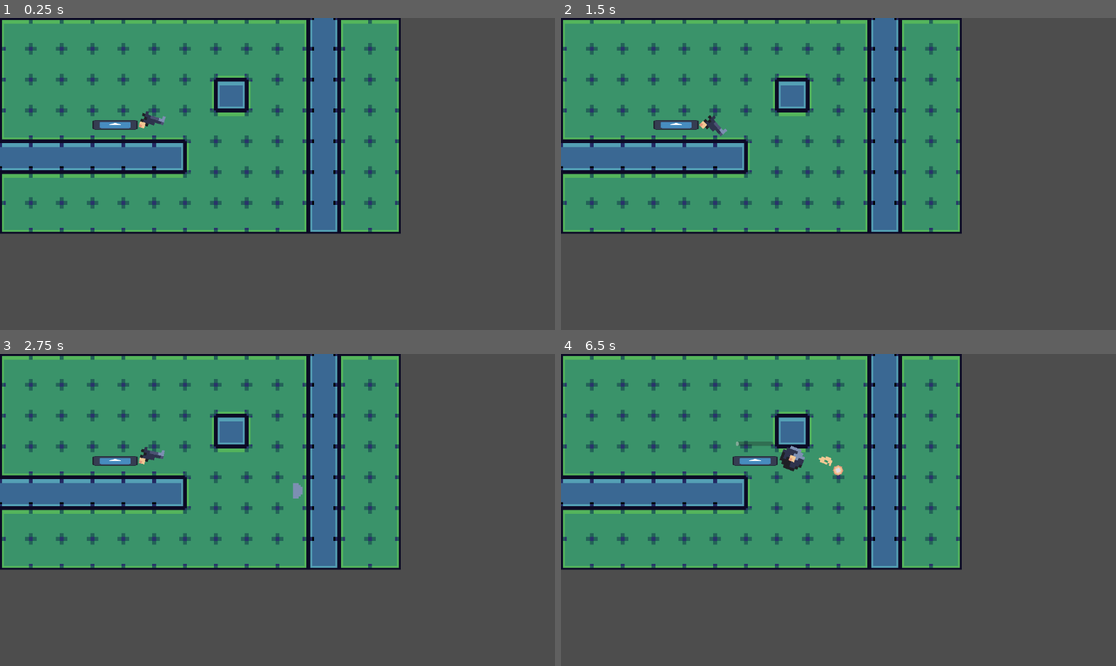
Above: before the commit, frames 1-4 (two rows, left to right).
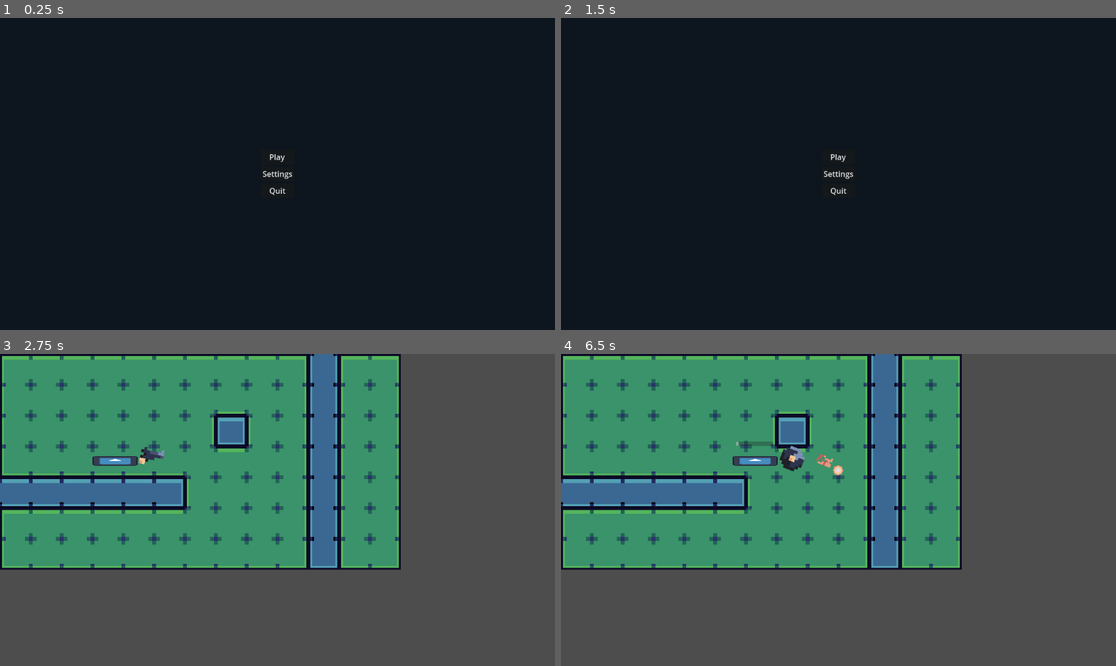
Above: after the commit, the same moments.

Repository: F3rnDev/BrackeysJam2025
Game: Godot game, scene res://Nodes/main_menu.tscn
The game is run twice, just before and just after one commit, with the same random seed, the same clock (stepped at 60 frames per second) and the same inputs. Before the commit the project starts from res://Nodes/defaultStage.tscn. The engine's default icon, where the game draws it, is replaced by a stand-in: a white triangle on a blue panel in a dark square.
Inputs (mouse positions are in pixels of both pictures, inside the frame that each line leads up to):
- Up to frame 1 (0.25 s): no input
- Up to frame 2 (1.5 s): click (838, 174) at 0.5 s, where only the run after the commit has a clickable "Settings"; click (838, 311) at 1.25 s, where only the run after the commit has a clickable "Apply"
- Up to frame 3 (2.75 s): click (277, 494) at 2 s, where only the run after the commit has a clickable "Play"
- Up to frame 4 (6.5 s): move the mouse to (960, 494) at 2.77 s; press the mouse at (960, 494) at 2.78 s; hold D (Right) 2.78-3.53 s; move the mouse to (727, 525) at 3.52 s; release the mouse at (727, 525) at 3.53 s; hold S (Down) 3.53-4.28 s; click (727, 525) at 3.6 s; move the mouse to (894, 441) at 4.27 s; press the mouse at (894, 441) at 4.28 s; hold D (Right) 4.28-5.03 s; move the mouse to (810, 572) at 5.02 s; release the mouse at (810, 572) at 5.03 s; hold W (Up) 5.03-5.78 s; click (810, 572) at 5.1 s; move the mouse to (1005, 556) at 5.77 s; press the mouse at (1005, 556) at 5.78 s; hold A (Left) from 5.78 s (still down); tap R (Reload) at 6.4 s

The runs differ from the first frame. In frame 1, 97% of the frame differs, in the area x 0-100%, y 0-100%; in frame 2, 97%; in frame 3, less than 0.1%; in frame 4, less than 0.1%.

Commit message:
[Add] Main menu

Diff:
--- /dev/null
+++ b/Assets/Themes/Button/buttonHover.tres
@@ -0,0 +1,19 @@
+[gd_resource type="StyleBoxFlat" format=3 uid="uid://kpqxvtykrvrs"]
+
+[resource]
+content_margin_left = 20.0
+content_margin_right = 20.0
+content_margin_bottom = 20.0
+bg_color = Color(0, 0.592157, 0.74902, 1)
+border_width_left = 10
+border_width_top = 10
+border_width_right = 10
+border_width_bottom = 10
+border_color = Color(1, 1, 1, 1)
+border_blend = true
+corner_radius_top_left = 20
+corner_radius_top_right = 20
+corner_radius_bottom_right = 20
+corner_radius_bottom_left = 20
+shadow_size = 8
+shadow_offset = Vector2(0, 5)
--- /dev/null
+++ b/Assets/Themes/Button/buttonNormal.tres
@@ -0,0 +1,20 @@
+[gd_resource type="StyleBoxFlat" format=3 uid="uid://detkooxb34tys"]
+
+[resource]
+content_margin_left = 20.0
+content_margin_top = 20.0
+content_margin_right = 20.0
+content_margin_bottom = 20.0
+bg_color = Color(0, 0.592157, 0.74902, 1)
+border_width_left = 5
+border_width_top = 5
+border_width_right = 5
+border_width_bottom = 5
+border_color = Color(0, 0, 0, 1)
+corner_radius_top_left = 20
+corner_radius_top_right = 20
+corner_radius_bottom_right = 20
+corner_radius_bottom_left = 20
+shadow_color = Color(0, 0, 0, 0.815686)
+shadow_size = 8
+shadow_offset = Vector2(0, 5)
--- /dev/null
+++ b/Assets/Themes/Button/buttonPressed.tres
@@ -0,0 +1,13 @@
+[gd_resource type="StyleBoxFlat" format=3 uid="uid://dmvtv5avj3ycb"]
+
+[resource]
+bg_color = Color(0, 0.592157, 0.74902, 1)
+border_width_left = 5
+border_width_top = 5
+border_width_right = 5
+border_width_bottom = 5
+border_blend = true
+corner_radius_top_left = 20
+corner_radius_top_right = 20
+corner_radius_bottom_right = 20
+corner_radius_bottom_left = 20
--- /dev/null
+++ b/Assets/Themes/Label/option.tres
@@ -0,0 +1,9 @@
+[gd_resource type="LabelSettings" load_steps=2 format=3 uid="uid://udgs1rxpo3em"]
+
+[ext_resource type="FontFile" uid="uid://bm8vgllahxacy" path="res://Assets/Fonts/Silkscreen-Regular.ttf" id="1_vdtnh"]
+
+[resource]
+font = ExtResource("1_vdtnh")
+font_size = 20
+outline_size = 8
+outline_color = Color(0, 0, 0, 1)
--- /dev/null
+++ b/Assets/Themes/Label/titleScreen.tres
@@ -0,0 +1,9 @@
+[gd_resource type="LabelSettings" load_steps=2 format=3 uid="uid://cfimeh5jlysyk"]
+
+[ext_resource type="FontFile" uid="uid://bm8vgllahxacy" path="res://Assets/Fonts/Silkscreen-Regular.ttf" id="1_d5hop"]
+
+[resource]
+font = ExtResource("1_d5hop")
+font_size = 72
+outline_size = 24
+outline_color = Color(0, 0, 0, 1)
--- /dev/null
+++ b/Assets/Themes/Label/titleSection.tres
@@ -0,0 +1,9 @@
+[gd_resource type="LabelSettings" load_steps=2 format=3 uid="uid://bs4aidgytqw7o"]
+
+[ext_resource type="FontFile" uid="uid://bm8vgllahxacy" path="res://Assets/Fonts/Silkscreen-Regular.ttf" id="1_nqf4n"]
+
+[resource]
+font = ExtResource("1_nqf4n")
+font_size = 32
+outline_size = 12
+outline_color = Color(0, 0, 0, 1)
--- /dev/null
+++ b/Assets/Themes/separator.tres
@@ -0,0 +1,5 @@
+[gd_resource type="StyleBoxLine" format=3 uid="uid://daxeqam8tecqd"]
+
+[resource]
+color = Color(1, 1, 1, 1)
+thickness = 2
--- /dev/null
+++ b/Assets/Themes/settingsContent.tres
@@ -0,0 +1,7 @@
+[gd_resource type="Theme" load_steps=2 format=3 uid="uid://b1f7b8682u7o0"]
+
+[sub_resource type="StyleBoxFlat" id="StyleBoxFlat_8qtwp"]
+bg_color = Color(0.227759, 0.317794, 0.397998, 1)
+
+[resource]
+PanelContainer/styles/panel = SubResource("StyleBoxFlat_8qtwp")
--- a/Nodes/level_layout.tscn
+++ b/Nodes/level_layout.tscn
@@ -1,6 +1,6 @@
 [gd_scene load_steps=4 format=3 uid="uid://cb62bfeynpsv1"]
 
-[ext_resource type="Texture2D" uid="uid://cewitncnvvtmo" path="res://Assets/Tilemap.png" id="1_rxbj8"]
+[ext_resource type="Texture2D" uid="uid://cewitncnvvtmo" path="res://Assets/Images/Tilemap.png" id="1_rxbj8"]
 
 [sub_resource type="TileSetAtlasSource" id="TileSetAtlasSource_rxbj8"]
 texture = ExtResource("1_rxbj8")
--- /dev/null
+++ b/Nodes/main_menu.tscn
@@ -0,0 +1,263 @@
+[gd_scene load_steps=15 format=3 uid="uid://dtul3xn0156ts"]
+
+[ext_resource type="Script" uid="uid://dsjj657c20m8u" path="res://Scripts/main_menu.gd" id="1_2445m"]
+[ext_resource type="Theme" uid="uid://b1f7b8682u7o0" path="res://Assets/Themes/settingsContent.tres" id="2_evfxc"]
+[ext_resource type="LabelSettings" uid="uid://cfimeh5jlysyk" path="res://Assets/Themes/Label/titleScreen.tres" id="3_p0xwv"]
+[ext_resource type="LabelSettings" uid="uid://bs4aidgytqw7o" path="res://Assets/Themes/Label/titleSection.tres" id="4_nljct"]
+[ext_resource type="StyleBox" uid="uid://daxeqam8tecqd" path="res://Assets/Themes/separator.tres" id="5_txrji"]
+[ext_resource type="LabelSettings" uid="uid://udgs1rxpo3em" path="res://Assets/Themes/Label/option.tres" id="6_y6oel"]
+[ext_resource type="StyleBox" uid="uid://kpqxvtykrvrs" path="res://Assets/Themes/Button/buttonHover.tres" id="7_8fctq"]
+[ext_resource type="StyleBox" uid="uid://dmvtv5avj3ycb" path="res://Assets/Themes/Button/buttonPressed.tres" id="8_7fjs3"]
+[ext_resource type="StyleBox" uid="uid://detkooxb34tys" path="res://Assets/Themes/Button/buttonNormal.tres" id="9_hwro1"]
+[ext_resource type="AudioStream" uid="uid://u7p101xc14vv" path="res://Assets/Audio/Menu.mp3" id="10_pjnmr"]
+[ext_resource type="AudioStream" uid="uid://elbglqxdbvq4" path="res://Assets/Audio/UIAccept.mp3" id="11_v7py2"]
+[ext_resource type="AudioStream" uid="uid://5mv6kfwfqjju" path="res://Assets/Audio/UIMove.mp3" id="12_fher3"]
+
+[sub_resource type="StyleBoxEmpty" id="StyleBoxEmpty_cm266"]
+
+[sub_resource type="StyleBoxEmpty" id="StyleBoxEmpty_g8g3n"]
+
+[node name="MainMenu" type="Control"]
+layout_mode = 3
+anchors_preset = 15
+anchor_right = 1.0
+anchor_bottom = 1.0
+grow_horizontal = 2
+grow_vertical = 2
+script = ExtResource("1_2445m")
+
+[node name="ColorRect" type="ColorRect" parent="."]
+layout_mode = 1
+anchors_preset = 15
+anchor_right = 1.0
+anchor_bottom = 1.0
+grow_horizontal = 2
+grow_vertical = 2
+color = Color(0.0498451, 0.0848552, 0.116735, 1)
+
+[node name="CenterContainer" type="CenterContainer" parent="."]
+layout_mode = 1
+anchors_preset = 15
+anchor_right = 1.0
+anchor_bottom = 1.0
+grow_horizontal = 2
+grow_vertical = 2
+
+[node name="VBoxContainer" type="VBoxContainer" parent="CenterContainer"]
+layout_mode = 2
+
+[node name="Play" type="Button" parent="CenterContainer/VBoxContainer"]
+unique_name_in_owner = true
+layout_mode = 2
+text = "Play"
+
+[node name="Settings" type="Button" parent="CenterContainer/VBoxContainer"]
+unique_name_in_owner = true
+layout_mode = 2
+text = "Settings"
+
+[node name="Quit" type="Button" parent="CenterContainer/VBoxContainer"]
+unique_name_in_owner = true
+layout_mode = 2
+text = "Quit"
+
+[node name="PanelSettings" type="CenterContainer" parent="."]
+visible = false
+layout_mode = 1
+anchors_preset = 8
+anchor_left = 0.5
+anchor_top = 0.5
+anchor_right = 0.5
+anchor_bottom = 0.5
+offset_left = -450.0
+offset_top = -340.0
+offset_right = 450.0
+offset_bottom = 340.0
+grow_horizontal = 2
+grow_vertical = 2
+mouse_filter = 2
+
+[node name="PanelContainer" type="PanelContainer" parent="PanelSettings"]
+custom_minimum_size = Vector2(900, 600)
+layout_mode = 2
+mouse_filter = 2
+theme = ExtResource("2_evfxc")
+
+[node name="Margin" type="MarginContainer" parent="PanelSettings/PanelContainer"]
+layout_mode = 2
+theme_override_constants/margin_left = 10
+theme_override_constants/margin_top = 10
+theme_override_constants/margin_right = 10
+theme_override_constants/margin_bottom = 10
+
+[node name="Content" type="VBoxContainer" parent="PanelSettings/PanelContainer/Margin"]
+layout_mode = 2
+
+[node name="Title" type="Label" parent="PanelSettings/PanelContainer/Margin/Content"]
+layout_mode = 2
+text = "Settings"
+label_settings = ExtResource("3_p0xwv")
+horizontal_alignment = 1
+vertical_alignment = 1
+
+[node name="Separator1" type="HSeparator" parent="PanelSettings/PanelContainer/Margin/Content"]
+layout_mode = 2
+theme_override_constants/separation = 30
+
+[node name="ScreenSection" type="VBoxContainer" parent="PanelSettings/PanelContainer/Margin/Content"]
+layout_mode = 2
+
+[node name="TitleSection" type="Label" parent="PanelSettings/PanelContainer/Margin/Content/ScreenSection"]
+layout_mode = 2
+text = "Screen"
+label_settings = ExtResource("4_nljct")
+
+[node name="Separator1" type="HSeparator" parent="PanelSettings/PanelContainer/Margin/Content/ScreenSection"]
+layout_mode = 2
+theme_override_constants/separation = 20
+theme_override_styles/separator = ExtResource("5_txrji")
+
+[node name="SectionOptions" type="VBoxContainer" parent="PanelSettings/PanelContainer/Margin/Content/ScreenSection"]
+layout_mode = 2
+
+[node name="Fullscreen" type="CheckButton" parent="PanelSettings/PanelContainer/Margin/Content/ScreenSection/SectionOptions"]
+layout_mode = 2
+size_flags_horizontal = 0
+mouse_default_cursor_shape = 2
+theme_override_styles/focus = SubResource("StyleBoxEmpty_cm266")
+text = "Fullscreen"
+
+[node name="Separator2" type="HSeparator" parent="PanelSettings/PanelContainer/Margin/Content"]
+layout_mode = 2
+theme_override_constants/separation = 30
+
+[node name="AudioSection" type="VBoxContainer" parent="PanelSettings/PanelContainer/Margin/Content"]
+layout_mode = 2
+
+[node name="TitleSection" type="Label" parent="PanelSettings/PanelContainer/Margin/Content/AudioSection"]
+layout_mode = 2
+text = "Audio"
+label_settings = ExtResource("4_nljct")
+
+[node name="Separator1" type="HSeparator" parent="PanelSettings/PanelContainer/Margin/Content/AudioSection"]
+layout_mode = 2
+theme_override_constants/separation = 20
+theme_override_styles/separator = ExtResource("5_txrji")
+
+[node name="SectionOptions" type="VBoxContainer" parent="PanelSettings/PanelContainer/Margin/Content/AudioSection"]
+layout_mode = 2
+theme_override_constants/separation = 20
+
+[node name="Master" type="VBoxContainer" parent="PanelSettings/PanelContainer/Margin/Content/AudioSection/SectionOptions"]
+layout_mode = 2
+
+[node name="TitleOption1" type="Label" parent="PanelSettings/PanelContainer/Margin/Content/AudioSection/SectionOptions/Master"]
+layout_mode = 2
+text = "Master"
+label_settings = ExtResource("6_y6oel")
+
+[node name="SliderMaster" type="HBoxContainer" parent="PanelSettings/PanelContainer/Margin/Content/AudioSection/SectionOptions/Master"]
+layout_mode = 2
+
+[node name="SliderMaster" type="HSlider" parent="PanelSettings/PanelContainer/Margin/Content/AudioSection/SectionOptions/Master/SliderMaster"]
+custom_minimum_size = Vector2(200, 0)
+layout_mode = 2
+max_value = 1.0
+step = 0.1
+value = 1.0
+
+[node name="PercentMaster" type="Label" parent="PanelSettings/PanelContainer/Margin/Content/AudioSection/SectionOptions/Master/SliderMaster"]
+unique_name_in_owner = true
+layout_mode = 2
+text = "0%"
+
+[node name="Music" type="VBoxContainer" parent="PanelSettings/PanelContainer/Margin/Content/AudioSection/SectionOptions"]
+layout_mode = 2
+
+[node name="TitleOption1" type="Label" parent="PanelSettings/PanelContainer/Margin/Content/AudioSection/SectionOptions/Music"]
+layout_mode = 2
+text = "Music"
+label_settings = ExtResource("6_y6oel")
+
+[node name="SliderMusic" type="HBoxContainer" parent="PanelSettings/PanelContainer/Margin/Content/AudioSection/SectionOptions/Music"]
+layout_mode = 2
+
+[node name="SliderMusic" type="HSlider" parent="PanelSettings/PanelContainer/Margin/Content/AudioSection/SectionOptions/Music/SliderMusic"]
+custom_minimum_size = Vector2(200, 0)
+layout_mode = 2
+max_value = 1.0
+step = 0.1
+value = 1.0
+
+[node name="PercentMusic" type="Label" parent="PanelSettings/PanelContainer/Margin/Content/AudioSection/SectionOptions/Music/SliderMusic"]
+unique_name_in_owner = true
+layout_mode = 2
+text = "0%"
+
+[node name="SFX" type="VBoxContainer" parent="PanelSettings/PanelContainer/Margin/Content/AudioSection/SectionOptions"]
+layout_mode = 2
+
+[node name="TitleOption1" type="Label" parent="PanelSettings/PanelContainer/Margin/Content/AudioSection/SectionOptions/SFX"]
+layout_mode = 2
+text = "SFX"
+label_settings = ExtResource("6_y6oel")
+
+[node name="SliderSFX" type="HBoxContainer" parent="PanelSettings/PanelContainer/Margin/Content/AudioSection/SectionOptions/SFX"]
+layout_mode = 2
+
+[node name="SliderSFX" type="HSlider" parent="PanelSettings/PanelContainer/Margin/Content/AudioSection/SectionOptions/SFX/SliderSFX"]
+custom_minimum_size = Vector2(200, 0)
+layout_mode = 2
+max_value = 1.0
+step = 0.1
+value = 1.0
+
+[node name="PercentSFX" type="Label" parent="PanelSettings/PanelContainer/Margin/Content/AudioSection/SectionOptions/SFX/SliderSFX"]
+unique_name_in_owner = true
+layout_mode = 2
+text = "0%"
+
+[node name="Separator3" type="HSeparator" parent="PanelSettings/PanelContainer/Margin/Content"]
+layout_mode = 2
+theme_override_constants/separation = 30
+
+[node name="Apply" type="Button" parent="PanelSettings/PanelContainer/Margin/Content"]
+layout_mode = 2
+size_flags_horizontal = 4
+mouse_default_cursor_shape = 2
+theme_override_font_sizes/font_size = 32
+theme_override_styles/focus = SubResource("StyleBoxEmpty_g8g3n")
+theme_override_styles/hover = ExtResource("7_8fctq")
+theme_override_styles/pressed = ExtResource("8_7fjs3")
+theme_override_styles/normal = ExtResource("9_hwro1")
+text = "Apply"
+
+[node name="Audio" type="Node" parent="."]
+
+[node name="Music" type="AudioStreamPlayer" parent="Audio"]
+stream = ExtResource("10_pjnmr")
+autoplay = true
+bus = &"Music"
+
+[node name="SFX_UI_accept" type="AudioStreamPlayer" parent="Audio"]
+unique_name_in_owner = true
+stream = ExtResource("11_v7py2")
+bus = &"SFX"
+
+[node name="SFX_UI_move" type="AudioStreamPlayer" parent="Audio"]
+unique_name_in_owner = true
+stream = ExtResource("12_fher3")
+bus = &"SFX"
+
+[connection signal="mouse_entered" from="CenterContainer/VBoxContainer/Play" to="Audio/SFX_UI_move" method="play" binds= [0.0]]
+[connection signal="mouse_entered" from="CenterContainer/VBoxContainer/Settings" to="Audio/SFX_UI_move" method="play" binds= [0.0]]
+[connection signal="pressed" from="CenterContainer/VBoxContainer/Settings" to="PanelSettings" method="show"]
+[connection signal="pressed" from="CenterContainer/VBoxContainer/Settings" to="PanelSettings" method="set_mouse_filter" binds= [0]]
+[connection signal="mouse_entered" from="CenterContainer/VBoxContainer/Quit" to="Audio/SFX_UI_move" method="play" binds= [0.0]]
+[connection signal="toggled" from="PanelSettings/PanelContainer/Margin/Content/ScreenSection/SectionOptions/Fullscreen" to="." method="_on_fullscreen_toggled"]
+[connection signal="value_changed" from="PanelSettings/PanelContainer/Margin/Content/AudioSection/SectionOptions/Master/SliderMaster/SliderMaster" to="." method="_on_slider_master_value_changed"]
+[connection signal="value_changed" from="PanelSettings/PanelContainer/Margin/Content/AudioSection/SectionOptions/Music/SliderMusic/SliderMusic" to="." method="_on_slider_music_value_changed"]
+[connection signal="value_changed" from="PanelSettings/PanelContainer/Margin/Content/AudioSection/SectionOptions/SFX/SliderSFX/SliderSFX" to="." method="_on_slider_sfx_value_changed"]
+[connection signal="mouse_entered" from="PanelSettings/PanelContainer/Margin/Content/Apply" to="Audio/SFX_UI_move" method="play" binds= [0.0]]
+[connection signal="pressed" from="PanelSettings/PanelContainer/Margin/Content/Apply" to="PanelSettings" method="hide"]
+[connection signal="pressed" from="PanelSettings/PanelContainer/Margin/Content/Apply" to="Audio/SFX_UI_accept" method="play" binds= [0.0]]
--- /dev/null
+++ b/Scripts/main_menu.gd
@@ -0,0 +1,64 @@
+extends Control
+
+@onready var playBtn = %Play
+@onready var quitBtn = %Quit
+
+# Volume #
+@onready var masterPercent = %PercentMaster
+@onready var musicPercent = %PercentMusic
+@onready var sfxPercent = %PercentSFX
+@onready var sfxUiMove = %SFX_UI_move
+
+var MASTER_AUDIO_NAME:String = "Master"
+var MUSIC_AUDIO_NAME:String = "Music"
+var SFX_AUDIO_NAME:String = "SFX"
+
+var MASTER_AUDIO_ID
+var MUSIC_AUDIO_ID
+var SFX_AUDIO_ID
+
+var Decibels
+# ---X--- #
+
+func _ready() -> void:
+	# Buttons
+	playBtn.pressed.connect(play)
+	quitBtn.pressed.connect(quit_game)
+
+	# Values volume
+	masterPercent.text = "100%"
+	musicPercent.text = "100%"
+	sfxPercent.text = "100%"
+
+	MASTER_AUDIO_ID = AudioServer.get_bus_index(MASTER_AUDIO_NAME)
+	MUSIC_AUDIO_ID = AudioServer.get_bus_index(MUSIC_AUDIO_NAME)
+	SFX_AUDIO_ID = AudioServer.get_bus_index(SFX_AUDIO_NAME)
+
+func play():
+	get_tree().change_scene_to_file("res://Nodes/defaultStage.tscn")
+
+func quit_game():
+	get_tree().quit()
+
+func _on_fullscreen_toggled(toggled_on: bool) -> void:
+	if toggled_on:
+		DisplayServer.window_set_mode(DisplayServer.WINDOW_MODE_FULLSCREEN)
+	else:
+		DisplayServer.window_set_mode(DisplayServer.WINDOW_MODE_WINDOWED)
+
+func _on_slider_master_value_changed(value: float) -> void:
+	Decibels = linear_to_db(value)
+	masterPercent.text = str(roundi(value*100)) + "%"
+	AudioServer.set_bus_volume_db(MASTER_AUDIO_ID, Decibels)
+
+func _on_slider_music_value_changed(value: float) -> void:
+	Decibels = linear_to_db(value)
+	musicPercent.text = str(roundi(value*100)) + "%"
+	AudioServer.set_bus_volume_db(MUSIC_AUDIO_ID, Decibels)
+
+
+func _on_slider_sfx_value_changed(value: float) -> void:
+	sfxUiMove.play()
+	Decibels = linear_to_db(value)
+	sfxPercent.text = str(roundi(value*100)) + "%"
+	AudioServer.set_bus_volume_db(SFX_AUDIO_ID, Decibels)
--- /dev/null
+++ b/default_bus_layout.tres
@@ -0,0 +1,15 @@
+[gd_resource type="AudioBusLayout" format=3 uid="uid://dmehycq3y0l8n"]
+
+[resource]
+bus/1/name = &"Music"
+bus/1/solo = false
+bus/1/mute = false
+bus/1/bypass_fx = false
+bus/1/volume_db = 0.0
+bus/1/send = &"Master"
+bus/2/name = &"SFX"
+bus/2/solo = false
+bus/2/mute = false
+bus/2/bypass_fx = false
+bus/2/volume_db = 0.0
+bus/2/send = &"Master"
--- a/project.godot
+++ b/project.godot
@@ -11,7 +11,7 @@
 [application]
 
 config/name="Brackeys Game Jam"
-run/main_scene="uid://c3fdoi3w64adr"
+run/main_scene="uid://dtul3xn0156ts"
 config/features=PackedStringArray("4.4", "Forward Plus")
 config/icon="res://icon.svg"
 
Not shown, added: Assets/Audio/Menu.mp3.import
Not shown, added: Assets/Audio/UIAccept.mp3.import
Not shown, added: Assets/Audio/UICancel.mp3.import
Not shown, added: Assets/Audio/UIMove.mp3.import
Not shown, added: Scripts/main_menu.gd.uid
Not shown, added: Assets/Audio/Menu.mp3
Not shown, added: Assets/Audio/UIAccept.mp3
Not shown, added: Assets/Audio/UICancel.mp3
Not shown, added: Assets/Audio/UIMove.mp3
